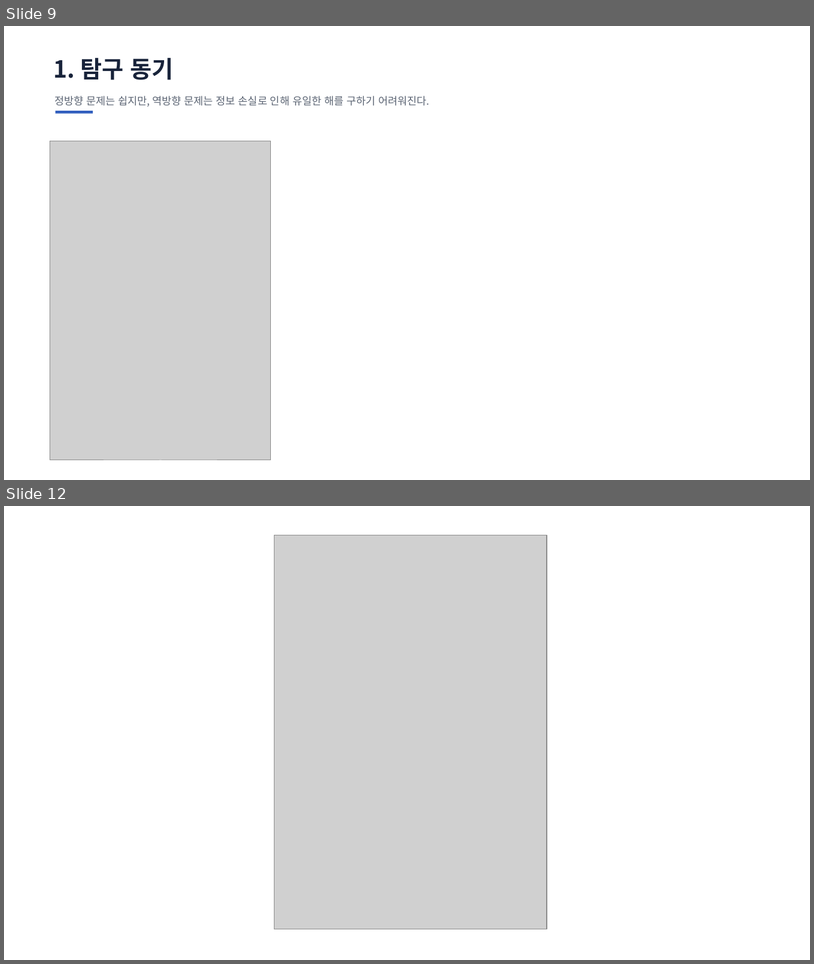
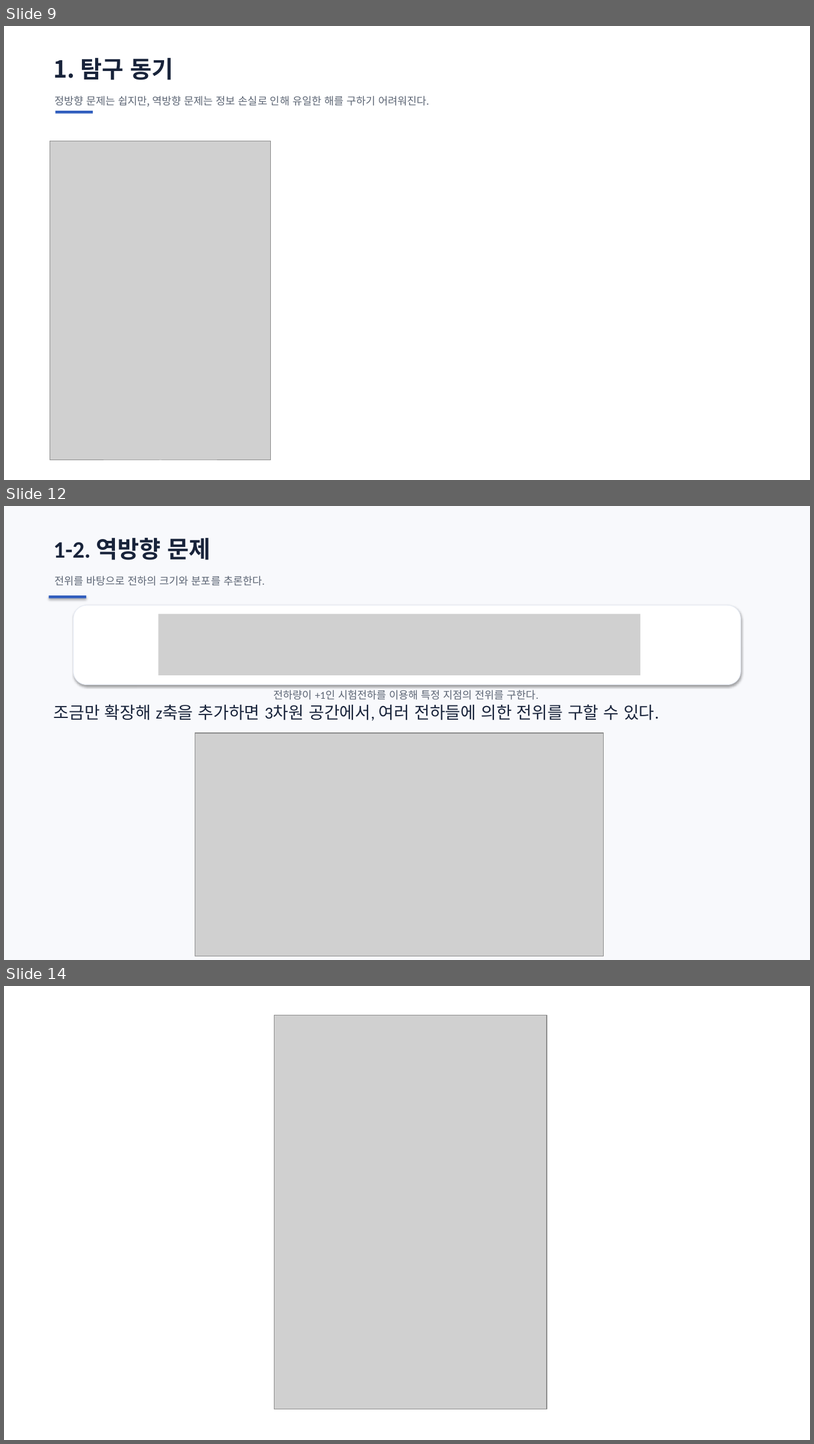
Before and after one commit to ohyunu525/KK-AI, a slide deck: Documents/보고서 파일.pptx. Shown one above the other, each under a label of ours: slides 9 and 12 before the commit, slides 9, 12 and 14 after it; the slides between them are not shown. The pictures are 814x964 and 814x1444 pixels, drawn with LibreOffice and Linux fonts; fonts in the diff are those of the drawing; grey boxes stand for pictures; background and template pictures are left out. Boxes give left, top, right and bottom in pixels: in the first picture for what was removed or moved away, otherwise in the second. Text is boxed around its words. In the diff, an @@ line names an element or a change of style, - is before the commit and + after.

```diff
--- a/Documents/보고서 파일.pptx
+++ b/Documents/보고서 파일.pptx
@@ slide 12 added at (4, 506, 810, 960), background #FFFFFF @@
@@ rectangle added at (4, 506, 810, 960), fill #F8F9FC @@
@@ text added at (53, 538, 210, 560), 28 pt, text #18233A, bold @@
+1-2. 역방향 문제
@@ text added at (54, 576, 265, 586), 12.5 pt, text #5C6574 @@
+전위를 바탕으로 전하의 크기와 분포를 추론한다.
@@ rectangle added at (49, 595, 86, 598), fill #315EBE @@
@@ rounded rectangle added at (74, 605, 741, 684), fill #FFFFFF, outline #E6EBF4 0.75 pt @@
@@ picture added at (158, 613, 641, 675) @@
@@ rounded rectangle added at (74, 686, 741, 766), fill #FFFFFF, outline #E6EBF4 0.75 pt @@
@@ text added at (273, 690, 539, 700), 12.5 pt, text #5C6574 @@
+전하량이 +1인 시험전하를 이용해 특정 지점의 전위를 구한다.
@@ text added at (53, 704, 659, 721), 20 pt, text #18233A @@
+조금만 확장해 z축을 추가하면 3차원 공간에서, 여러 전하들에 의한 전위를 구할 수 있다.
@@ picture added at (195, 733, 603, 955) @@
@@ what was slide 12 is now slide 14 @@
```
Also in this commit, not shown: 10 slides changed, 3 other slides added, 2 slides removed.
